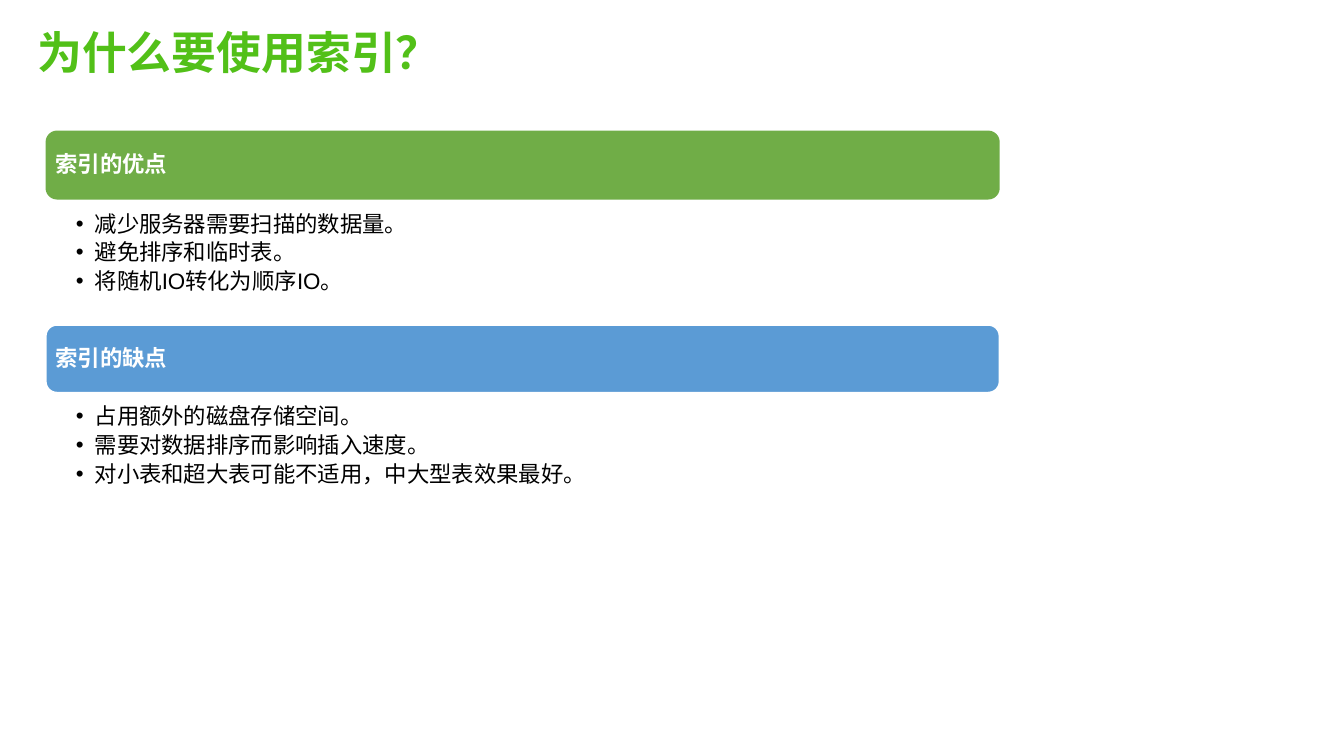
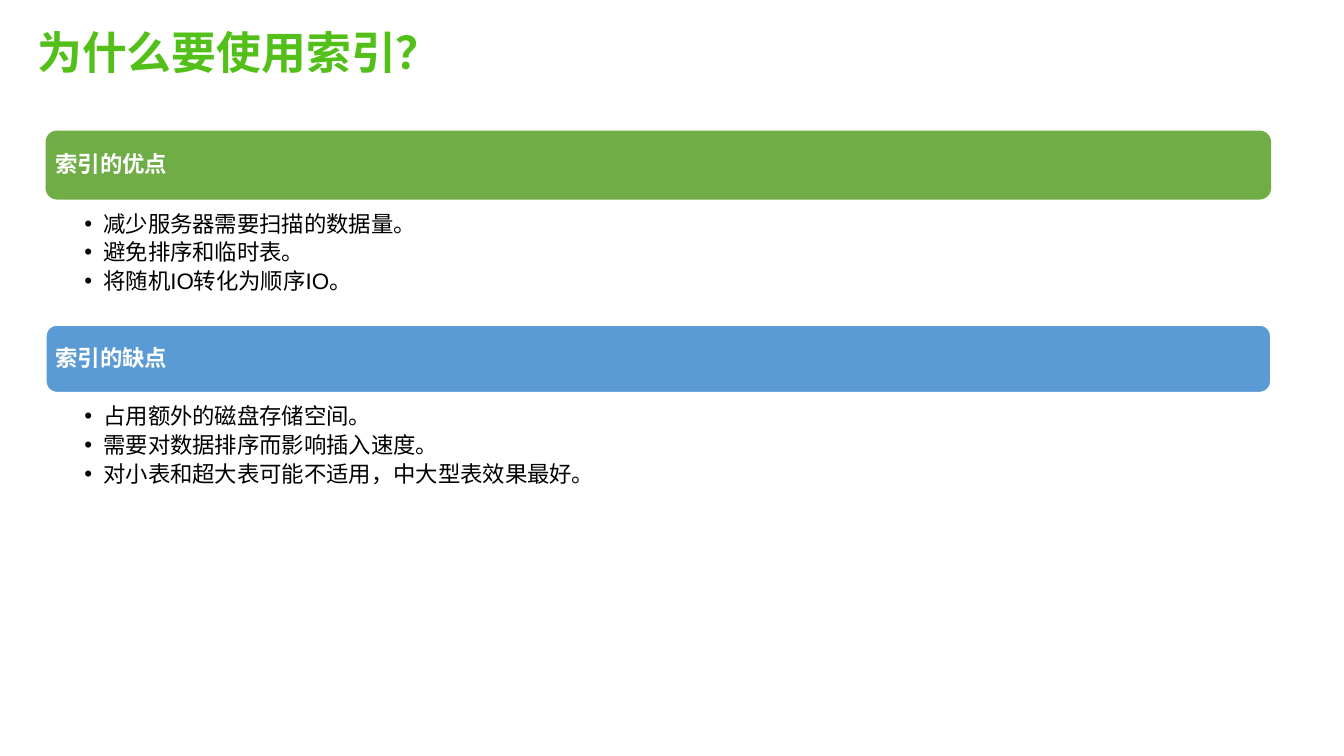
Before and after one commit to robertchengzy/kata, a slide deck: slide 16 of mysql-index.pptx (slide 10 before the commit). Drawn at 1344x756 pixels with LibreOffice and Linux fonts; fonts in the diff are those of the drawing. Boxes give left, top, right and bottom in pixels: in the first picture for what was removed or moved away, otherwise in the second. Text is boxed around its words. In the diff, an @@ line names an element or a change of style, - is before the commit and + after.

```diff
--- a/mysql-index.pptx
+++ b/mysql-index.pptx
@@ rounded rectangle: place and size @@
-rounded rectangle at <box>45,131,1000,200</box>
+rounded rectangle at <box>45,131,1271,200</box>
@@ text "减少服务器需要扫描的数据量。": place and size @@
-text "减少服务器需要扫描的数据量。" at <box>95,213,407,291</box>
+text "减少服务器需要扫描的数据量。" at <box>103,213,415,291</box>
@@ rounded rectangle: place and size @@
-rounded rectangle at <box>45,325,1000,393</box>
+rounded rectangle at <box>45,325,1271,393</box>
@@ text "占用额外的磁盘存储空间。": place and size @@
-text "占用额外的磁盘存储空间。" at <box>95,405,586,485</box>
+text "占用额外的磁盘存储空间。" at <box>103,405,594,485</box>
```
Also in this commit, not shown: 6 other slides changed, 2 slides added.
